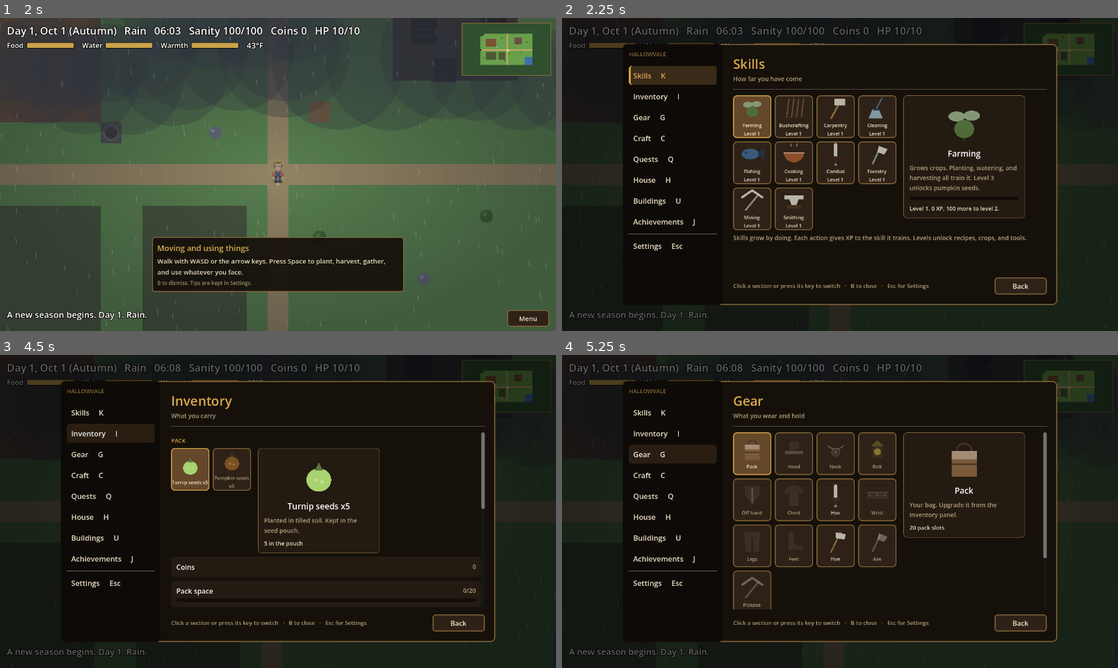
Above: before the commit, frames 1-4 (two rows, left to right).
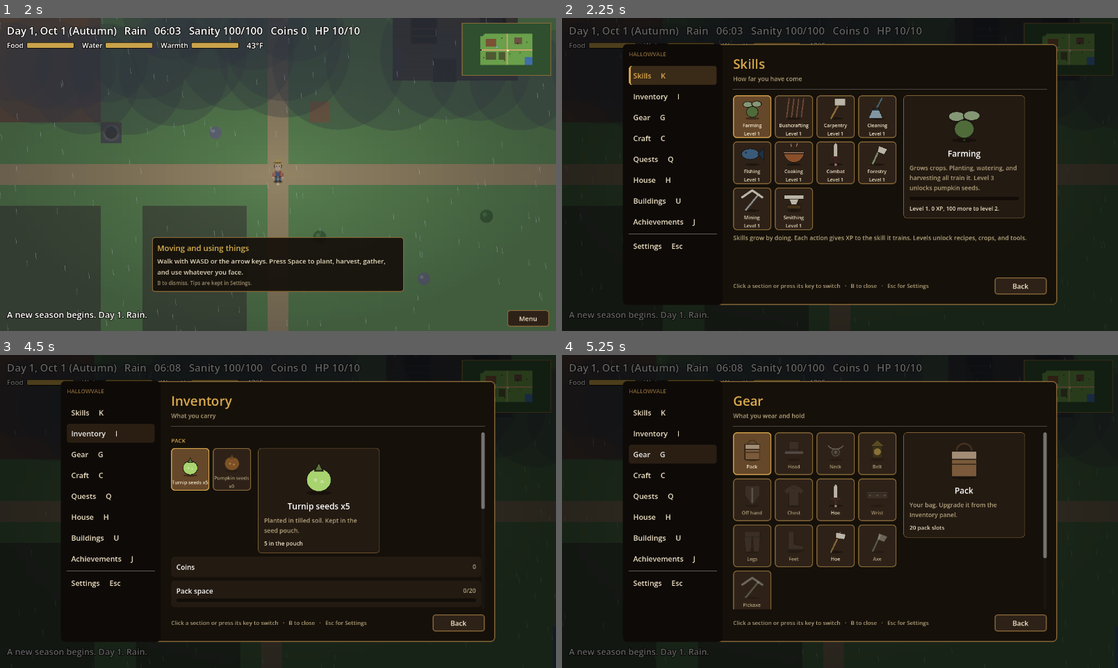
Above: after the commit, the same moments.

Repository: joshj1108/CrowCreekHollow
Game: Godot game, scene res://scenes/main.tscn
Same seed, same stepped clock (60 frames per second), same inputs: the game is played once before the commit and once after it.
Inputs (mouse positions are in pixels of both pictures, inside the frame that each line leads up to):
- Up to frame 1 (2 s): click "New Game" at 0.5 s; click "Slot 1: empty" at 1.25 s
- Up to frame 2 (2.25 s): click "Menu" at 2 s
- Up to frame 3 (4.5 s): click "Skills K" at 2.75 s; tap Space (use) at 3.5 s; move the mouse to (400, 495) at 3.52 s; hold D (move_right) 3.53-4.25 s; tap J (achievements) at 3.6 s; click (400, 495) at 3.67 s; click "Inventory I" at 4.25 s
- Up to frame 4 (5.25 s): click "Gear G" at 5 s

Frame 1 is identical in both runs. In frame 2, 0.2% of the frame differs, in the area x 32-76%, y 25-61%; in frame 3, 0.1%; in frame 4, 0.1%.

Commit message:
Polish the drawn item icons
Filled shapes get a dark outline and every picture gets a soft ground
shadow, so the set reads as one family at tile size. Resin is now a
glossy blob with a drip, the bow sits centred, and the shirt's neckline
sits inside the shirt.

Co-Authored-By: Claude Haiku 5.5 <noreply@anthropic.com>
Claude-Session: https://claude.ai/code/session_016EvHBYyFANDWxunM27u84C

Diff:
--- a/scripts/action_bar.gd
+++ b/scripts/action_bar.gd
@@ -745,132 +745,151 @@
 	func _rock() -> PackedVector2Array:
 		return _poly([[0.12, 0.7], [0.25, 0.3], [0.55, 0.15], [0.88, 0.35], [0.82, 0.78], [0.45, 0.88]])
 
+	const OUTLINE := Color("1d1611")
+
+	# A filled polygon with a dark outline, so shapes read clearly against each other.
+	func _shape(pts: PackedVector2Array, color: Color) -> void:
+		draw_colored_polygon(pts, color)
+		var closed := pts.duplicate()
+		closed.append(pts[0])
+		draw_polyline(closed, OUTLINE, 0.025 * _sz)
+
+	# A filled rectangle with a dark outline.
+	func _box(rect: Rect2, color: Color) -> void:
+		draw_rect(rect, color)
+		draw_rect(rect, OUTLINE, false, 0.025 * _sz)
+
 	func _draw() -> void:
 		_sz = minf(size.x, size.y)
 		_org = (size - Vector2(_sz, _sz)) * 0.5
+		# A soft shadow under each picture, so the items sit on something.
+		draw_colored_polygon(_ellipse(0.5, 0.93, 0.3, 0.05), Color(0, 0, 0, 0.35))
 		var light := tint.lightened(0.3)
 		var dark := tint.darkened(0.45)
 		var metal := Color("b9b4a6")
 		match kind:
 			"sword":
-				draw_colored_polygon(_poly([[0.5, 0.02], [0.58, 0.12], [0.58, 0.62], [0.42, 0.62], [0.42, 0.12]]), metal)
+				_shape(_poly([[0.5, 0.02], [0.58, 0.12], [0.58, 0.62], [0.42, 0.62], [0.42, 0.12]]), metal)
 				draw_line(_pt(0.3, 0.64), _pt(0.7, 0.64), dark, 0.09 * _sz)
 				draw_line(_pt(0.5, 0.66), _pt(0.5, 0.9), dark, 0.1 * _sz)
 				draw_circle(_pt(0.5, 0.94), 0.05 * _sz, light)
 			"shield":
 				var outline := _poly([[0.2, 0.1], [0.8, 0.1], [0.8, 0.5], [0.5, 0.92], [0.2, 0.5]])
-				draw_colored_polygon(outline, tint)
+				_shape(outline, tint)
 				outline.append(outline[0])
 				draw_polyline(outline, dark, 0.04 * _sz)
 				draw_line(_pt(0.5, 0.2), _pt(0.5, 0.8), light, 0.06 * _sz)
 			"hat":
-				draw_rect(Rect2(_pt(0.3, 0.18), Vector2(0.4, 0.4) * _sz), tint)
-				draw_rect(Rect2(_pt(0.3, 0.5), Vector2(0.4, 0.08) * _sz), dark)
-				draw_rect(Rect2(_pt(0.12, 0.58), Vector2(0.76, 0.12) * _sz), light)
+				_box(Rect2(_pt(0.3, 0.18), Vector2(0.4, 0.4) * _sz), tint)
+				_box(Rect2(_pt(0.3, 0.5), Vector2(0.4, 0.08) * _sz), dark)
+				_box(Rect2(_pt(0.12, 0.58), Vector2(0.76, 0.12) * _sz), light)
 			"shirt":
-				draw_colored_polygon(_poly([[0.32, 0.12], [0.42, 0.08], [0.58, 0.08], [0.68, 0.12], [0.92, 0.3], [0.8, 0.46], [0.7, 0.38], [0.7, 0.92], [0.3, 0.92], [0.3, 0.38], [0.2, 0.46], [0.08, 0.3]]), tint)
-				draw_arc(_pt(0.5, 0.1), 0.1 * _sz, 0.0, PI, 10, dark, 0.04 * _sz)
+				_shape(_poly([[0.32, 0.12], [0.42, 0.08], [0.58, 0.08], [0.68, 0.12], [0.92, 0.3], [0.8, 0.46], [0.7, 0.38], [0.7, 0.92], [0.3, 0.92], [0.3, 0.38], [0.2, 0.46], [0.08, 0.3]]), tint)
+				draw_arc(_pt(0.5, 0.12), 0.11 * _sz, 0.0, PI, 10, dark, 0.04 * _sz)
 			"pants":
-				draw_rect(Rect2(_pt(0.18, 0.1), Vector2(0.64, 0.22) * _sz), tint)
-				draw_colored_polygon(_poly([[0.18, 0.3], [0.48, 0.3], [0.44, 0.92], [0.22, 0.92]]), tint)
-				draw_colored_polygon(_poly([[0.52, 0.3], [0.82, 0.3], [0.78, 0.92], [0.56, 0.92]]), tint)
+				_box(Rect2(_pt(0.18, 0.1), Vector2(0.64, 0.22) * _sz), tint)
+				_shape(_poly([[0.18, 0.3], [0.48, 0.3], [0.44, 0.92], [0.22, 0.92]]), tint)
+				_shape(_poly([[0.52, 0.3], [0.82, 0.3], [0.78, 0.92], [0.56, 0.92]]), tint)
 				draw_line(_pt(0.18, 0.32), _pt(0.82, 0.32), dark, 0.03 * _sz)
 			"boots":
-				draw_colored_polygon(_poly([[0.28, 0.1], [0.5, 0.1], [0.5, 0.62], [0.88, 0.7], [0.9, 0.86], [0.28, 0.86]]), tint)
-				draw_rect(Rect2(_pt(0.28, 0.82), Vector2(0.62, 0.07) * _sz), dark)
+				_shape(_poly([[0.28, 0.1], [0.5, 0.1], [0.5, 0.62], [0.88, 0.7], [0.9, 0.86], [0.28, 0.86]]), tint)
+				_box(Rect2(_pt(0.28, 0.82), Vector2(0.62, 0.07) * _sz), dark)
 			"pendant":
 				draw_arc(_pt(0.5, 0.12), 0.38 * _sz, PI * 0.2, PI * 0.8, 16, metal, 0.04 * _sz)
 				draw_circle(_pt(0.5, 0.62), 0.16 * _sz, tint)
 				draw_arc(_pt(0.5, 0.62), 0.16 * _sz, 0.0, TAU, 24, light, 0.03 * _sz)
 				draw_circle(_pt(0.5, 0.62), 0.06 * _sz, light)
 			"bracer":
-				draw_rect(Rect2(_pt(0.08, 0.36), Vector2(0.84, 0.28) * _sz), tint)
-				draw_rect(Rect2(_pt(0.08, 0.36), Vector2(0.84, 0.04) * _sz), light)
+				_box(Rect2(_pt(0.08, 0.36), Vector2(0.84, 0.28) * _sz), tint)
+				_box(Rect2(_pt(0.08, 0.36), Vector2(0.84, 0.04) * _sz), light)
 				for x in [0.2, 0.5, 0.8]:
 					draw_circle(_pt(x, 0.5), 0.035 * _sz, light)
 			"bow":
-				draw_arc(_pt(0.78, 0.5), 0.5 * _sz, PI * 0.5, PI * 1.5, 24, tint, 0.07 * _sz)
-				draw_line(_pt(0.78, 0.0), _pt(0.78, 1.0), light, 0.02 * _sz)
+				draw_arc(_pt(0.7, 0.5), 0.44 * _sz, PI * 0.5, PI * 1.5, 24, OUTLINE, 0.1 * _sz)
+				draw_arc(_pt(0.7, 0.5), 0.44 * _sz, PI * 0.5, PI * 1.5, 24, tint, 0.07 * _sz)
+				draw_line(_pt(0.7, 0.06), _pt(0.7, 0.94), light, 0.02 * _sz)
 			"arrow":
 				draw_line(_pt(0.12, 0.88), _pt(0.84, 0.16), light, 0.05 * _sz)
-				draw_colored_polygon(_poly([[0.94, 0.06], [0.58, 0.14], [0.86, 0.42]]), metal)
-				draw_colored_polygon(_poly([[0.08, 0.92], [0.12, 0.6], [0.4, 0.88]]), tint)
+				_shape(_poly([[0.94, 0.06], [0.58, 0.14], [0.86, 0.42]]), metal)
+				_shape(_poly([[0.08, 0.92], [0.12, 0.6], [0.4, 0.88]]), tint)
 			"bowl":
 				var bowl := PackedVector2Array()
 				for i in range(17):
 					var a := PI * float(i) / 16.0
 					bowl.append(_pt(0.5, 0.42) + Vector2(cos(a), sin(a)) * 0.42 * _sz)
-				draw_colored_polygon(bowl, tint)
-				draw_rect(Rect2(_pt(0.08, 0.42), Vector2(0.84, 0.06) * _sz), light)
+				_shape(bowl, tint)
+				_box(Rect2(_pt(0.08, 0.42), Vector2(0.84, 0.06) * _sz), light)
 				draw_line(_pt(0.4, 0.2), _pt(0.36, 0.06), light, 0.03 * _sz)
 				draw_line(_pt(0.6, 0.2), _pt(0.64, 0.06), light, 0.03 * _sz)
 			"axe":
 				draw_line(_pt(0.3, 0.92), _pt(0.62, 0.22), light, 0.07 * _sz)
-				draw_colored_polygon(_poly([[0.56, 0.16], [0.92, 0.3], [0.78, 0.52], [0.5, 0.42]]), metal)
+				_shape(_poly([[0.56, 0.16], [0.92, 0.3], [0.78, 0.52], [0.5, 0.42]]), metal)
 			"pick":
 				draw_line(_pt(0.22, 0.92), _pt(0.76, 0.26), light, 0.07 * _sz)
 				draw_polyline(_poly([[0.06, 0.4], [0.5, 0.1], [0.94, 0.4]]), metal, 0.09 * _sz)
 			"lantern":
 				draw_arc(_pt(0.5, 0.34), 0.14 * _sz, PI, TAU, 12, dark, 0.03 * _sz)
-				draw_rect(Rect2(_pt(0.3, 0.36), Vector2(0.4, 0.5) * _sz), dark)
+				_box(Rect2(_pt(0.3, 0.36), Vector2(0.4, 0.5) * _sz), dark)
 				draw_circle(_pt(0.5, 0.6), 0.14 * _sz, Color("e8c060"))
-				draw_colored_polygon(_poly([[0.22, 0.38], [0.5, 0.12], [0.78, 0.38]]), tint)
+				_shape(_poly([[0.22, 0.38], [0.5, 0.12], [0.78, 0.38]]), tint)
 			"pack":
 				draw_arc(_pt(0.5, 0.3), 0.18 * _sz, PI, TAU, 12, dark, 0.04 * _sz)
-				draw_rect(Rect2(_pt(0.2, 0.3), Vector2(0.6, 0.62) * _sz), tint)
-				draw_rect(Rect2(_pt(0.2, 0.3), Vector2(0.6, 0.2) * _sz), light)
+				_box(Rect2(_pt(0.2, 0.3), Vector2(0.6, 0.62) * _sz), tint)
+				_box(Rect2(_pt(0.2, 0.3), Vector2(0.6, 0.2) * _sz), light)
 				draw_line(_pt(0.2, 0.62), _pt(0.8, 0.62), dark, 0.03 * _sz)
 			"hoe":
 				draw_line(_pt(0.3, 0.95), _pt(0.7, 0.12), tint, 0.06 * _sz)
-				draw_colored_polygon(_poly([[0.5, 0.12], [0.92, 0.2], [0.86, 0.42], [0.5, 0.36]]), metal)
+				_shape(_poly([[0.5, 0.12], [0.92, 0.2], [0.86, 0.42], [0.5, 0.36]]), metal)
 			"hammer":
 				draw_line(_pt(0.3, 0.95), _pt(0.6, 0.4), tint, 0.07 * _sz)
-				draw_rect(Rect2(_pt(0.45, 0.12), Vector2(0.45, 0.28) * _sz), metal)
+				_box(Rect2(_pt(0.45, 0.12), Vector2(0.45, 0.28) * _sz), metal)
 			"broom":
 				draw_line(_pt(0.7, 0.08), _pt(0.42, 0.6), tint, 0.05 * _sz)
-				draw_colored_polygon(_poly([[0.3, 0.55], [0.56, 0.55], [0.72, 0.92], [0.14, 0.92]]), light)
-				draw_rect(Rect2(_pt(0.32, 0.52), Vector2(0.26, 0.08) * _sz), dark)
+				_shape(_poly([[0.3, 0.55], [0.56, 0.55], [0.72, 0.92], [0.14, 0.92]]), light)
+				_box(Rect2(_pt(0.32, 0.52), Vector2(0.26, 0.08) * _sz), dark)
 			"anvil":
-				draw_rect(Rect2(_pt(0.1, 0.3), Vector2(0.8, 0.16) * _sz), metal)
-				draw_colored_polygon(_poly([[0.3, 0.46], [0.7, 0.46], [0.6, 0.7], [0.4, 0.7]]), metal)
-				draw_rect(Rect2(_pt(0.22, 0.7), Vector2(0.56, 0.16) * _sz), dark)
+				_box(Rect2(_pt(0.1, 0.3), Vector2(0.8, 0.16) * _sz), metal)
+				_shape(_poly([[0.3, 0.46], [0.7, 0.46], [0.6, 0.7], [0.4, 0.7]]), metal)
+				_box(Rect2(_pt(0.22, 0.7), Vector2(0.56, 0.16) * _sz), dark)
 			"crop":
 				draw_line(_pt(0.5, 0.95), _pt(0.5, 0.45), dark, 0.05 * _sz)
-				draw_colored_polygon(_ellipse(0.32, 0.36, 0.2, 0.12), light)
-				draw_colored_polygon(_ellipse(0.68, 0.34, 0.2, 0.12), light)
-				draw_colored_polygon(_ellipse(0.5, 0.66, 0.24, 0.22), tint)
+				_shape(_ellipse(0.32, 0.36, 0.2, 0.12), light)
+				_shape(_ellipse(0.68, 0.34, 0.2, 0.12), light)
+				_shape(_ellipse(0.5, 0.66, 0.24, 0.22), tint)
 			"fish":
-				draw_colored_polygon(_ellipse(0.42, 0.5, 0.36, 0.22), tint)
-				draw_colored_polygon(_poly([[0.72, 0.5], [0.98, 0.25], [0.98, 0.75]]), dark)
+				_shape(_ellipse(0.42, 0.5, 0.36, 0.22), tint)
+				_shape(_poly([[0.72, 0.5], [0.98, 0.25], [0.98, 0.75]]), dark)
 				draw_circle(_pt(0.24, 0.45), 0.04 * _sz, dark)
 			"jar":
-				draw_rect(Rect2(_pt(0.3, 0.12), Vector2(0.4, 0.12) * _sz), metal)
-				draw_rect(Rect2(_pt(0.22, 0.22), Vector2(0.56, 0.7) * _sz), tint)
-				draw_rect(Rect2(_pt(0.3, 0.45), Vector2(0.4, 0.2) * _sz), light)
+				_box(Rect2(_pt(0.3, 0.12), Vector2(0.4, 0.12) * _sz), metal)
+				_box(Rect2(_pt(0.22, 0.22), Vector2(0.56, 0.7) * _sz), tint)
+				_box(Rect2(_pt(0.3, 0.45), Vector2(0.4, 0.2) * _sz), light)
 			"seed":
-				draw_colored_polygon(_ellipse(0.5, 0.62, 0.3, 0.28), tint)
-				draw_colored_polygon(_poly([[0.4, 0.4], [0.6, 0.4], [0.5, 0.2]]), dark)
+				_shape(_ellipse(0.5, 0.62, 0.3, 0.28), tint)
+				_shape(_poly([[0.4, 0.4], [0.6, 0.4], [0.5, 0.2]]), dark)
 				draw_circle(_pt(0.42, 0.62), 0.04 * _sz, light)
 				draw_circle(_pt(0.58, 0.66), 0.04 * _sz, light)
 			"log":
-				draw_rect(Rect2(_pt(0.2, 0.32), Vector2(0.6, 0.36) * _sz), tint)
+				_box(Rect2(_pt(0.2, 0.32), Vector2(0.6, 0.36) * _sz), tint)
 				draw_circle(_pt(0.2, 0.5), 0.18 * _sz, light)
 				draw_circle(_pt(0.2, 0.5), 0.08 * _sz, dark)
 			"fiber":
 				for x in [0.2, 0.4, 0.6, 0.8]:
 					draw_line(_pt(x, 0.9), _pt(x + 0.1, 0.1), tint, 0.05 * _sz)
 			"resin":
-				draw_colored_polygon(_ellipse(0.5, 0.56, 0.36, 0.3), tint)
-				draw_circle(_pt(0.4, 0.44), 0.08 * _sz, light)
+				_shape(_ellipse(0.5, 0.56, 0.34, 0.28), tint)
+				draw_circle(_pt(0.38, 0.44), 0.09 * _sz, light)
+				draw_circle(_pt(0.34, 0.4), 0.035 * _sz, Color("fff4d0"))
+				_shape(_poly([[0.6, 0.78], [0.66, 0.78], [0.66, 0.92], [0.6, 0.92]]), tint)
 			"stone":
-				draw_colored_polygon(_rock(), tint)
+				_shape(_rock(), tint)
 				draw_line(_pt(0.3, 0.45), _pt(0.5, 0.6), dark, 0.03 * _sz)
 			"ore":
-				draw_colored_polygon(_rock(), tint)
+				_shape(_rock(), tint)
 				for sparkle in [[0.4, 0.5], [0.6, 0.62], [0.5, 0.36]]:
 					draw_circle(_pt(sparkle[0], sparkle[1]), 0.05 * _sz, light)
 			"bar":
-				draw_colored_polygon(_poly([[0.12, 0.62], [0.28, 0.34], [0.72, 0.34], [0.88, 0.62], [0.72, 0.74], [0.28, 0.74]]), tint)
+				_shape(_poly([[0.12, 0.62], [0.28, 0.34], [0.72, 0.34], [0.88, 0.62], [0.72, 0.74], [0.28, 0.74]]), tint)
 				draw_line(_pt(0.3, 0.42), _pt(0.7, 0.42), light, 0.04 * _sz)
 			_:
 				draw_circle(_pt(0.5, 0.5), 0.3 * _sz, tint)
Not shown, changed: DESIGN.md
